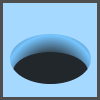
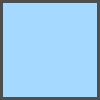
Revision of a layered w=100, h=100 image; what changed, layer by layer:
showed group "Ebenengruppe #1" (17 layers) over [10, 34, 91, 84]
hid "Eingefügte Ebene-Kopie #16", moved it into group "Ebenengruppe #1" over [10, 34, 91, 84]
showed "Eingefügte Ebene" over [10, 34, 91, 84]
